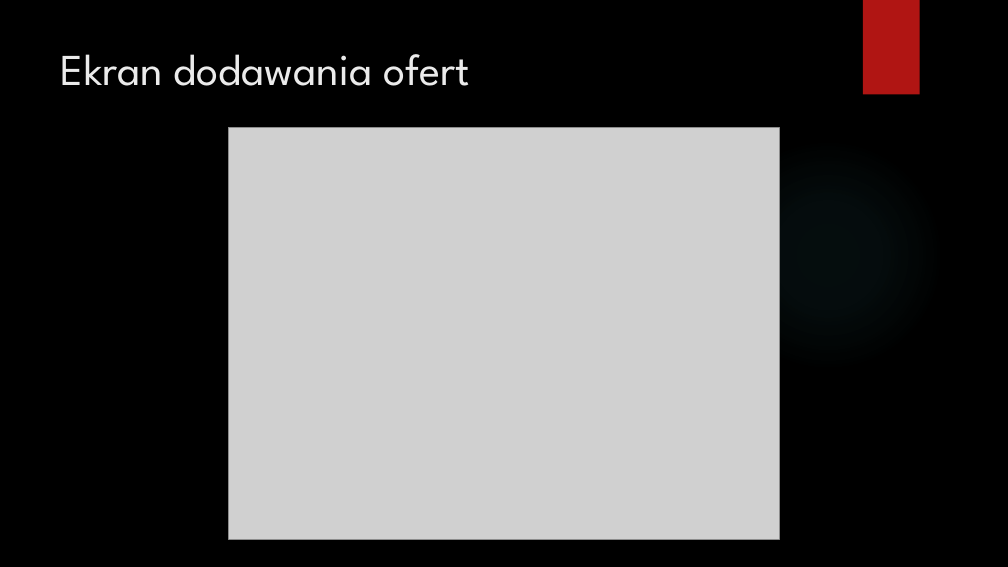
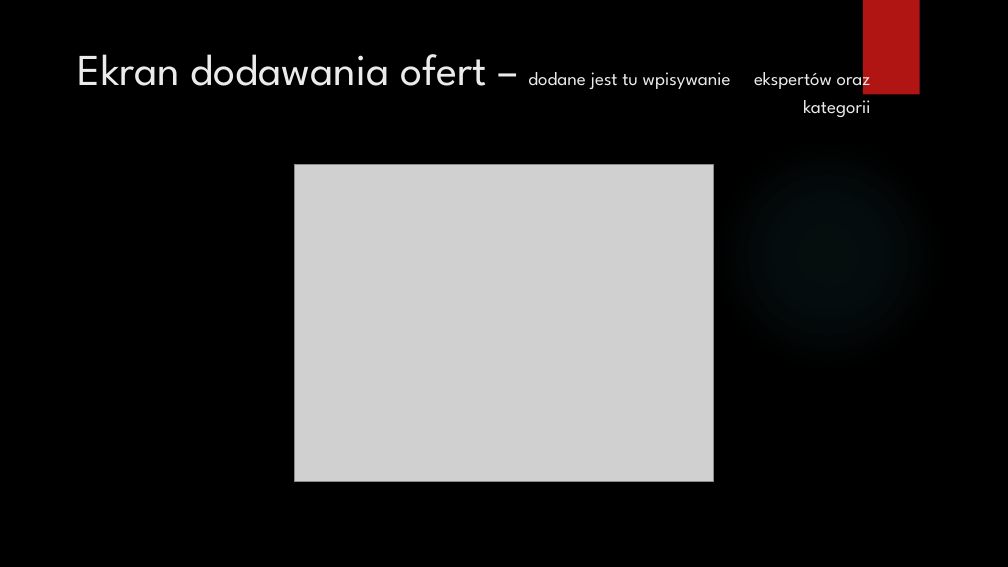
Before and after one commit to piotmag769/JobOffersRankingAHP, a slide deck: slide 2 of JobOffersRankingAHP.pptx. Drawn at 1008x567 pixels with LibreOffice and Linux fonts; fonts in the diff are those of the drawing; grey boxes stand for pictures; background and template pictures are left out. Boxes give left, top, right and bottom in pixels: in the first picture for what was removed or moved away, otherwise in the second. Text is boxed around its words. In the diff, an @@ line names an element or a change of style, - is before the commit and + after.

```diff
--- a/JobOffersRankingAHP.pptx
+++ b/JobOffersRankingAHP.pptx
@@ title at [78, 54, 871, 117]: text changed; size 42 to 18 pt @@
-Ekran dodawania ofert
+Ekran dodawania ofert – dodane jest tu wpisywanie ekspertów oraz kategorii
@@ picture: place and size @@
-picture at [229, 127, 780, 539]
+picture at [295, 165, 714, 482]
```
Also in this commit, not shown: 3 other slides changed, 2 slides removed, 1 other file.
